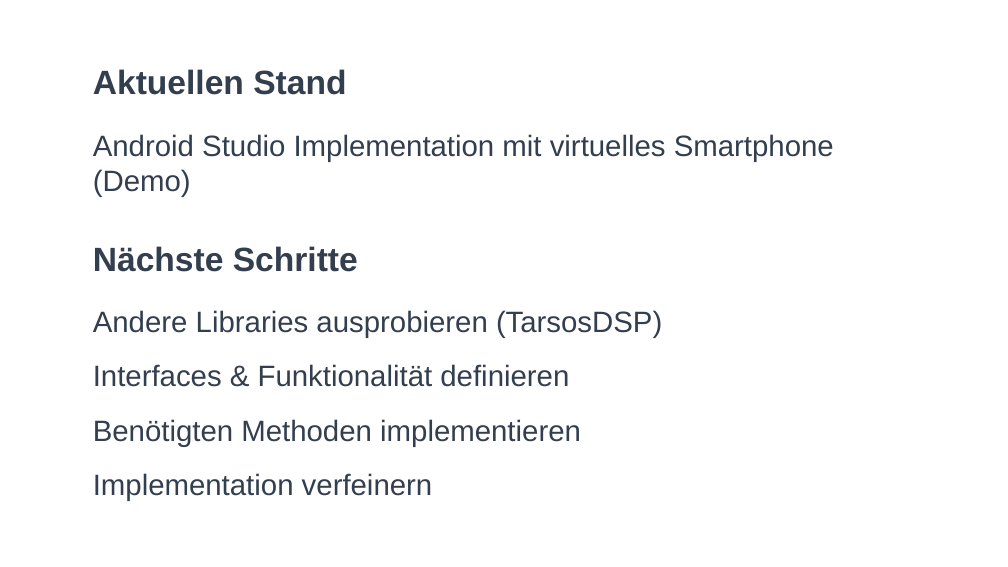
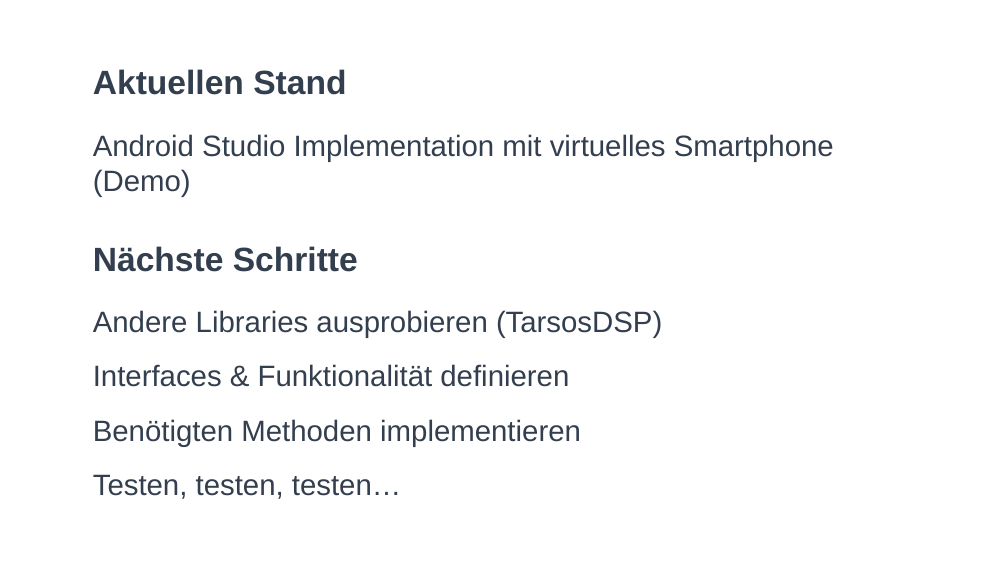
Before and after one commit to cn-uofbasel/BACnet, a slide deck: slide 2 of groups/02-soundLink/I&S Zwischenstand 16.04..pptx. Drawn at 1008x567 pixels with LibreOffice and Linux fonts; fonts in the diff are those of the drawing. Boxes give left, top, right and bottom in pixels: in the first picture for what was removed or moved away, otherwise in the second. Text is boxed around its words. In the diff, an @@ line names an element or a change of style, - is before the commit and + after.

```diff
--- a/groups/02-soundLink/I&S Zwischenstand 16.04..pptx
+++ b/groups/02-soundLink/I&S Zwischenstand 16.04..pptx
@@ text at [93,474,401,499]: text changed @@
-Implementation verfeinern
+Testen, testen, testen…
```
Also in this commit, not shown: 2 other slides changed.
